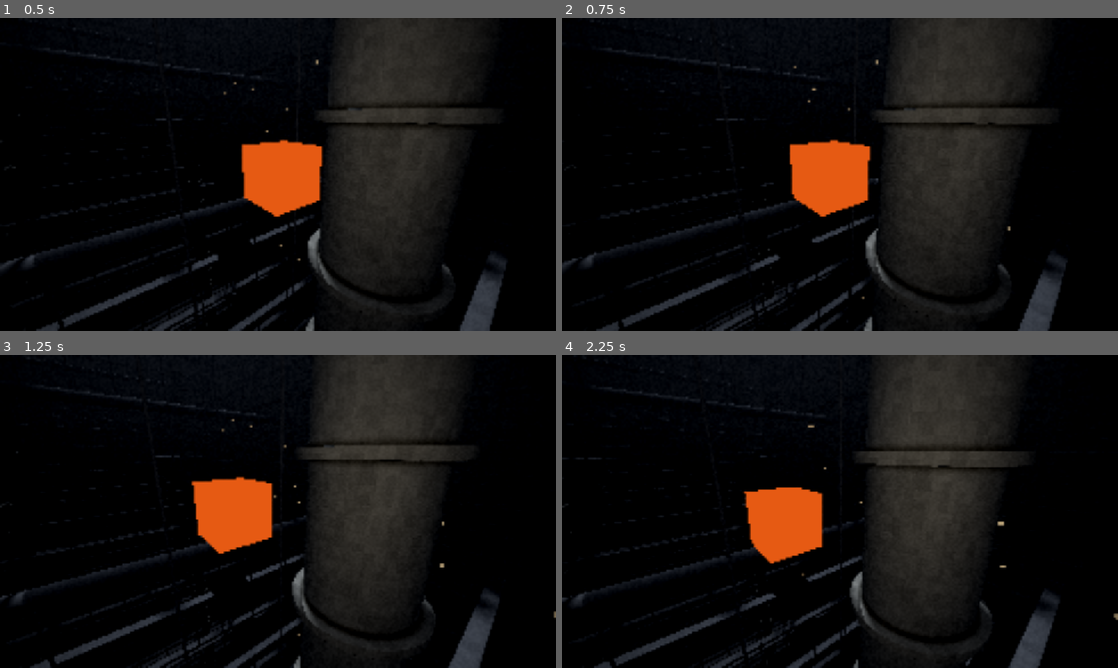
Above: before the commit, frames 1-4 (two rows, left to right).
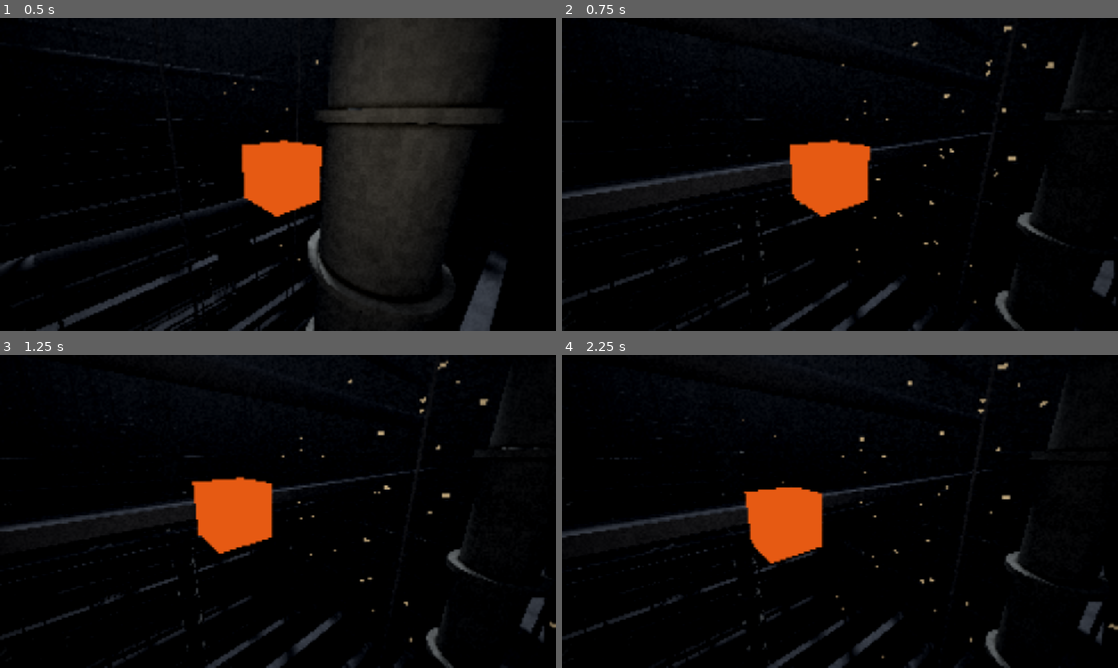
Above: after the commit, the same moments.

Repository: seletz/megastructure
Game: Godot game, scene res://scenes/main.tscn
Two runs of this game, one before a commit and one after it. Both use one fixed random seed, a clock stepped at 60 frames per second and the inputs below.
Inputs (mouse positions are in pixels of both pictures, inside the frame that each line leads up to):
- Up to frame 1 (0.5 s): no input
- Up to frame 2 (0.75 s): tap Enter at 0.5 s; move the mouse to (962, 158) at 0.52 s; hold D from 0.53 s (still down); tap R at 0.6 s; click (962, 158) at 0.67 s
- Up to frame 3 (1.25 s): keep holding D
- Up to frame 4 (2.25 s): release D at 1.25 s; drag from (728, 527) to (812, 574) at 1.27 s; tap Space at 2 s; move the mouse to (895, 442) at 2.02 s; hold D from 2.03 s (still down); hold E from 2.03 s (still down)

Frame 1 is identical in both runs. In frame 2, 22% of the frame differs, in the area x 0-100%, y 0-100%; in frame 3, 23%; in frame 4, 23%.

Commit message:
feat(ui): add a seed field with Random and Copy to the tweak panel

Diff:
--- /dev/null
+++ b/scripts/ui/seed_control.gd
@@ -0,0 +1,84 @@
+class_name SeedControl
+extends HBoxContainer
+## Seed field with Random and Copy buttons, bound to WorldState.seed.
+##
+## The field accepts an unsigned 32-bit integer; out-of-range numbers are
+## clamped and anything else reverts to the current seed. R picks a random
+## seed unless a text field has focus.
+
+var _field: LineEdit
+
+
+func _ready() -> void:
+	var label := Label.new()
+	label.text = "seed"
+	add_child(label)
+
+	_field = LineEdit.new()
+	_field.size_flags_horizontal = Control.SIZE_EXPAND_FILL
+	_field.select_all_on_focus = true
+	_field.max_length = 20
+	_field.tooltip_text = "World seed, 0..%d" % WorldState.MAX_SEED
+	_field.text_submitted.connect(func(text: String) -> void:
+		_commit(text)
+		_field.release_focus()
+	)
+	_field.focus_exited.connect(func() -> void: _commit(_field.text))
+	add_child(_field)
+
+	var random := Button.new()
+	random.text = "Random"
+	random.tooltip_text = "New random seed (R)"
+	random.pressed.connect(WorldState.randomize_seed)
+	add_child(random)
+
+	var copy := Button.new()
+	copy.text = "Copy"
+	copy.tooltip_text = "Copy the seed to the clipboard"
+	copy.pressed.connect(func() -> void: DisplayServer.clipboard_set(str(WorldState.seed)))
+	add_child(copy)
+
+	WorldState.seed_changed.connect(_show)
+	_show(WorldState.seed)
+
+
+func _unhandled_input(event: InputEvent) -> void:
+	var key := event as InputEventKey
+	if key == null or not key.pressed or key.echo or key.keycode != KEY_R:
+		return
+	if key.ctrl_pressed or key.alt_pressed or key.meta_pressed:
+		return
+	var focused := get_viewport().gui_get_focus_owner()
+	if focused is LineEdit or focused is TextEdit:
+		return
+	WorldState.randomize_seed()
+	get_viewport().set_input_as_handled()
+
+
+## Parses seed text; returns -1 when it is not a non-negative decimal integer.
+## Values above the uint32 range clamp to WorldState.MAX_SEED.
+static func parse_seed(text: String) -> int:
+	var digits := text.strip_edges()
+	if digits.is_empty():
+		return -1
+	for c in digits:
+		if c < "0" or c > "9":
+			return -1
+	digits = digits.lstrip("0")
+	if digits.is_empty():
+		return 0
+	# More than ten digits always exceeds uint32 and could overflow int64.
+	if digits.length() > 10:
+		return WorldState.MAX_SEED
+	return mini(digits.to_int(), WorldState.MAX_SEED)
+
+
+func _commit(text: String) -> void:
+	var value := parse_seed(text)
+	if value >= 0:
+		WorldState.seed = value
+	_show(WorldState.seed)
+
+
+func _show(seed: int) -> void:
+	_field.text = str(seed)
--- a/scripts/ui/tweak_panel.gd
+++ b/scripts/ui/tweak_panel.gd
@@ -91,6 +91,9 @@
 	var title := Label.new()
 	title.text = "Parameters (Tab to close)"
 	_sections.add_child(title)
+
+	_sections.add_child(SeedControl.new())
+	_sections.add_child(HSeparator.new())
 
 	for group in registry.groups:
 		_build_group(group)
Not shown, added: scripts/ui/seed_control.gd.uid
